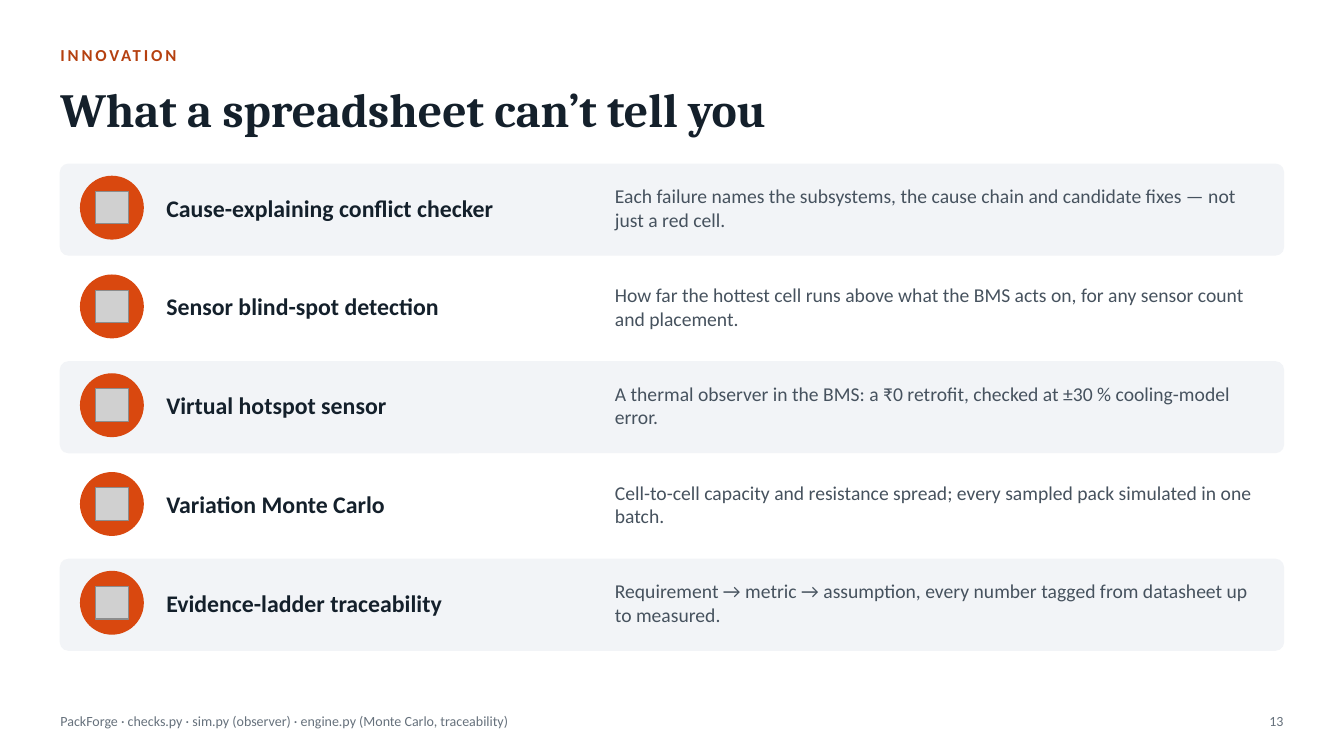
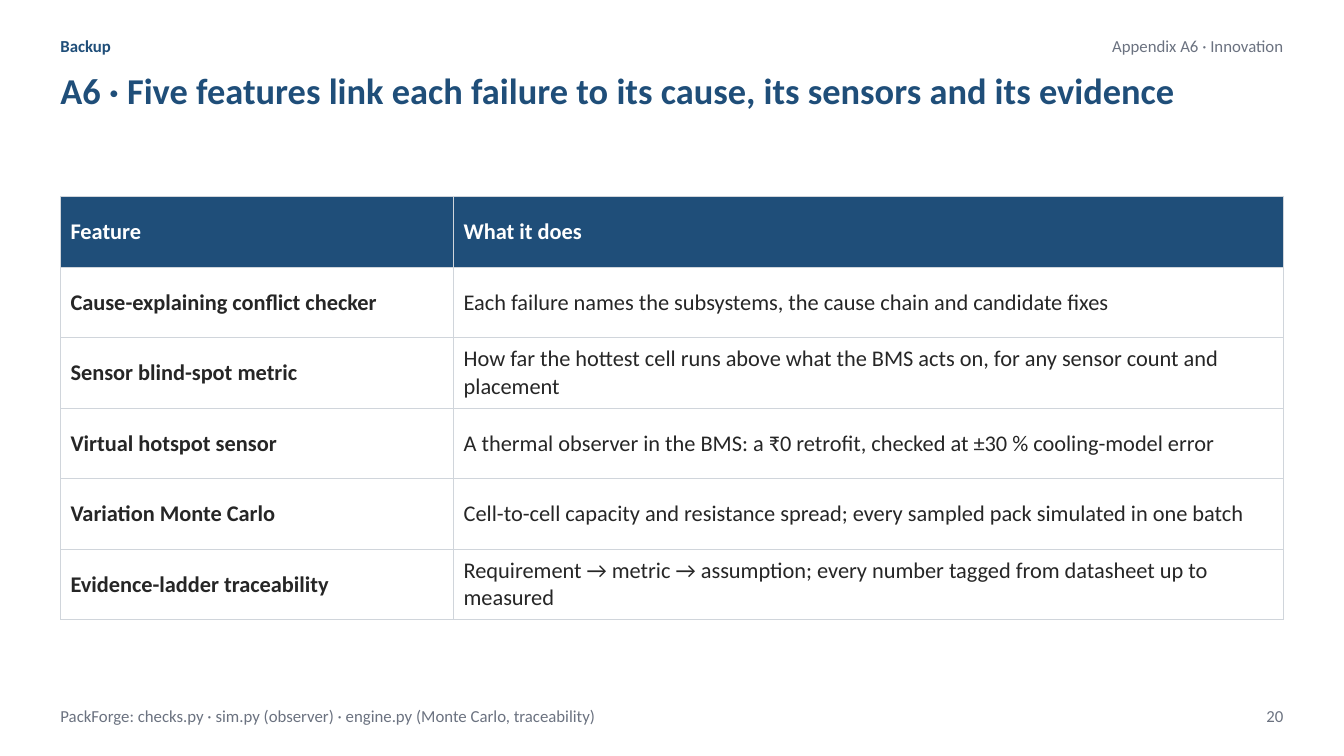
Before and after one commit to gitFa07/battery-energy-system, a slide deck: slide 20 of docs/PackForge_pitch.pptx (slide 13 before the commit). Drawn at 1344x756 pixels with LibreOffice and Linux fonts; fonts in the diff are those of the drawing; grey boxes stand for pictures. Boxes give left, top, right and bottom in pixels: in the first picture for what was removed or moved away, otherwise in the second. Text is boxed around its words. In the diff, an @@ line names an element or a change of style, - is before the commit and + after.

```diff
--- a/docs/PackForge_pitch.pptx
+++ b/docs/PackForge_pitch.pptx
@@ text added at bbox=[60, 40, 111, 55], 12 pt, text #1F4E79, bold @@
+Backup
@@ text at bbox=[1112, 40, 1283, 55]: text changed; text colour #B5400F to #6B7280; bold off @@
-INNOVATION
+Appendix A6 · Innovation
@@ text added at bbox=[60, 78, 1174, 109], 26 pt, text #1F4E79, bold @@
+A6 · Five features link each failure to its cause, its sensors and its evidence
@@ text removed at bbox=[60, 93, 766, 137] @@
-What a spreadsheet can’t tell you
@@ rounded rectangle removed at bbox=[60, 164, 1284, 255] @@
@@ ellipse removed at bbox=[81, 176, 143, 239] @@
@@ table added at bbox=[60, 197, 1284, 620], 6 rows, 2 columns @@
+Feature | What it does
+Cause-explaining conflict checker | Each failure names the subsystems, the cause chain and candidate fixes
+Sensor blind-spot metric | How far the hottest cell runs above what the BMS acts on, for any sensor count and placement
+Virtual hotspot sensor | A thermal observer in the BMS: a ₹0 retrofit, checked at ±30 % cooling-model error
+Variation Monte Carlo | Cell-to-cell capacity and resistance spread; every sampled pack simulated in one batch
+Evidence-ladder traceability | Requirement → metric → assumption; every number tagged from datasheet up to measured
@@ picture removed at bbox=[96, 192, 128, 224] @@
@@ text removed at bbox=[166, 200, 493, 221] @@
-Cause-explaining conflict checker
@@ text removed at bbox=[615, 189, 1235, 231] @@
-Each failure names the subsystems, the cause chain and candidate fixes — not just a red cell.
@@ ellipse removed at bbox=[81, 275, 143, 338] @@
@@ picture removed at bbox=[96, 290, 128, 323] @@
@@ text removed at bbox=[166, 298, 439, 319] @@
-Sensor blind-spot detection
@@ text removed at bbox=[615, 288, 1243, 329] @@
-How far the hottest cell runs above what the BMS acts on, for any sensor count and placement.
@@ rounded rectangle removed at bbox=[60, 362, 1284, 453] @@
@@ ellipse removed at bbox=[81, 374, 143, 437] @@
@@ picture removed at bbox=[96, 389, 128, 421] @@
@@ text removed at bbox=[615, 387, 1230, 424] @@
-A thermal observer in the BMS: a ₹0 retrofit, checked at ±30 % cooling-model error.
@@ text removed at bbox=[166, 397, 386, 418] @@
-Virtual hotspot sensor
@@ ellipse removed at bbox=[81, 473, 143, 535] @@
@@ picture removed at bbox=[96, 488, 128, 520] @@
@@ text removed at bbox=[166, 496, 384, 513] @@
-Variation Monte Carlo
@@ text removed at bbox=[615, 486, 1251, 523] @@
-Cell-to-cell capacity and resistance spread; every sampled pack simulated in one batch.
@@ rounded rectangle removed at bbox=[60, 560, 1284, 650] @@
@@ ellipse removed at bbox=[81, 572, 143, 634] @@
@@ picture removed at bbox=[96, 587, 128, 619] @@
@@ text removed at bbox=[166, 595, 442, 616] @@
-Evidence-ladder traceability
@@ text removed at bbox=[615, 584, 1248, 622] @@
-Requirement → metric → assumption, every number tagged from datasheet up to measured.
@@ text at bbox=[60, 710, 595, 725]: text changed; size 10 to 12 pt; text colour #66717C to #6B7280 @@
-PackForge · checks.py · sim.py (observer) · engine.py (Monte Carlo, traceability)
+PackForge: checks.py · sim.py (observer) · engine.py (Monte Carlo, traceability)
@@ text added at bbox=[1266, 711, 1283, 722], 12 pt, text #6B7280 @@
+20
@@ text removed at bbox=[1269, 717, 1283, 726] @@
-13
```
Also in this commit, not shown: 11 other slides changed, 11 slides added, 6 slides removed, 4 other files.
